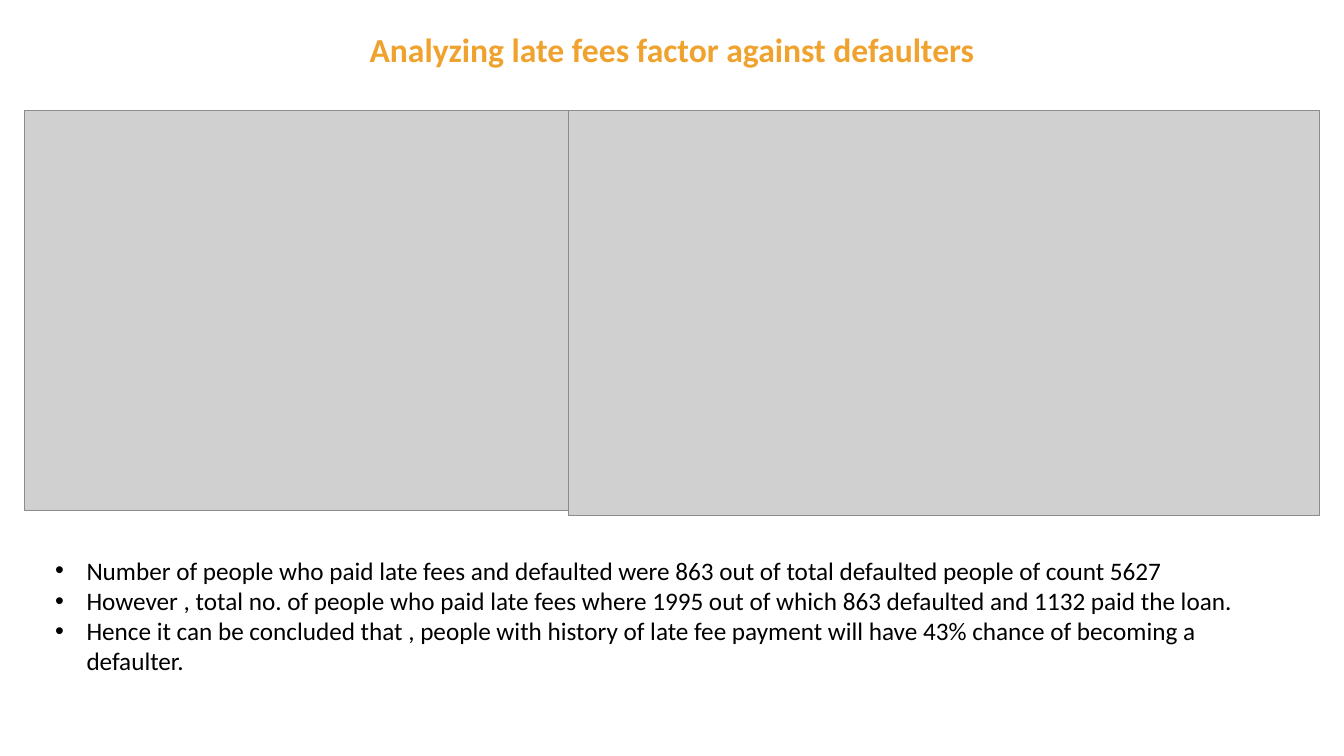
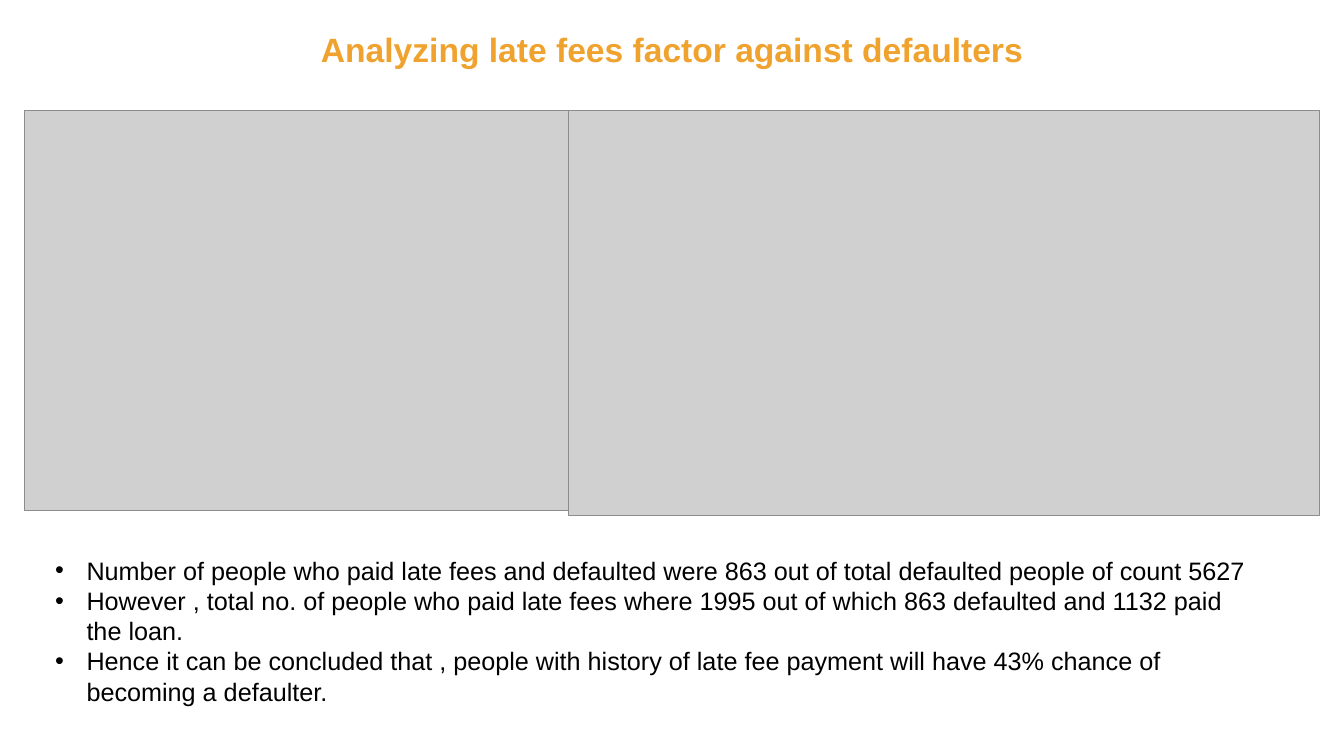
Before and after one commit to Rawoof821/LendingclubCaseStudy, a slide deck: slide 13 of Neha_Rawoof_LendingCaseStudy.pptx (slide 23 before the commit). Drawn at 1344x756 pixels with LibreOffice and Linux fonts; fonts in the diff are those of the drawing; grey boxes stand for pictures. Boxes give left, top, right and bottom in pixels: in the first picture for what was removed or moved away, otherwise in the second. Text is boxed around its words. In the diff, an @@ line names an element or a change of style, - is before the commit and + after.

```diff
--- a/Neha_Rawoof_LendingCaseStudy.pptx
+++ b/Neha_Rawoof_LendingCaseStudy.pptx
@@ text "Analyzing late fees factor against ..." at <box>321,37,1023,69</box>: font Calibri to Arial @@
@@ text "Number of people who paid ..." at <box>87,561,1244,706</box>: font Calibri to Arial @@
```
Also in this commit, not shown: 17 other slides changed, 1 slide added, 9 slides removed.
